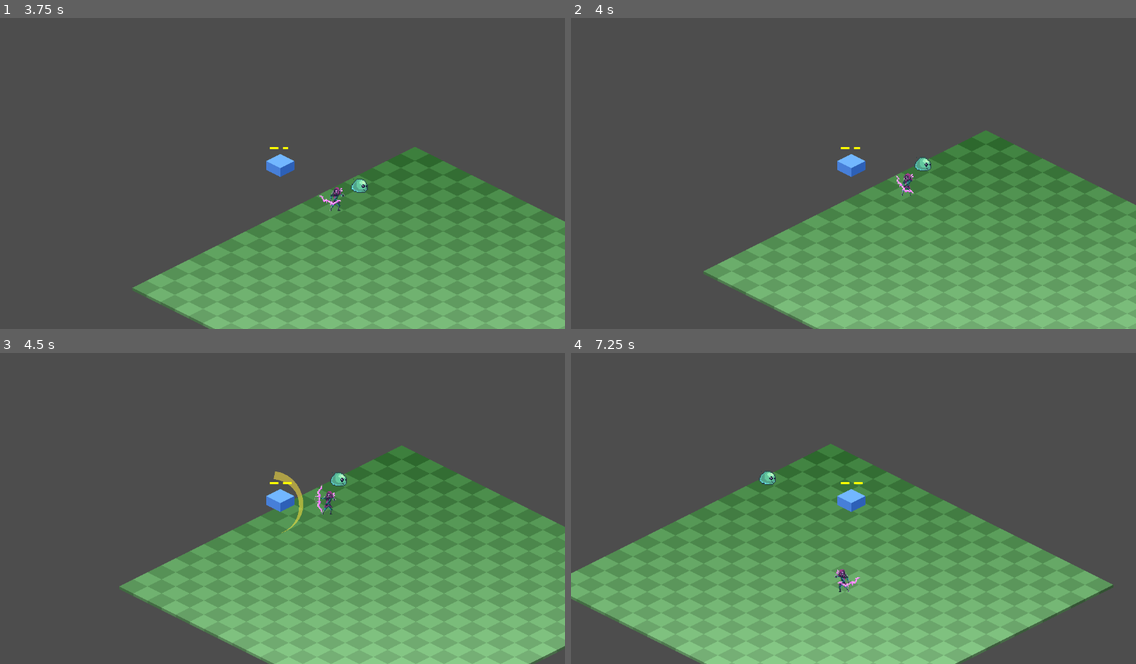
Above: before the commit, frames 1-4 (two rows, left to right).
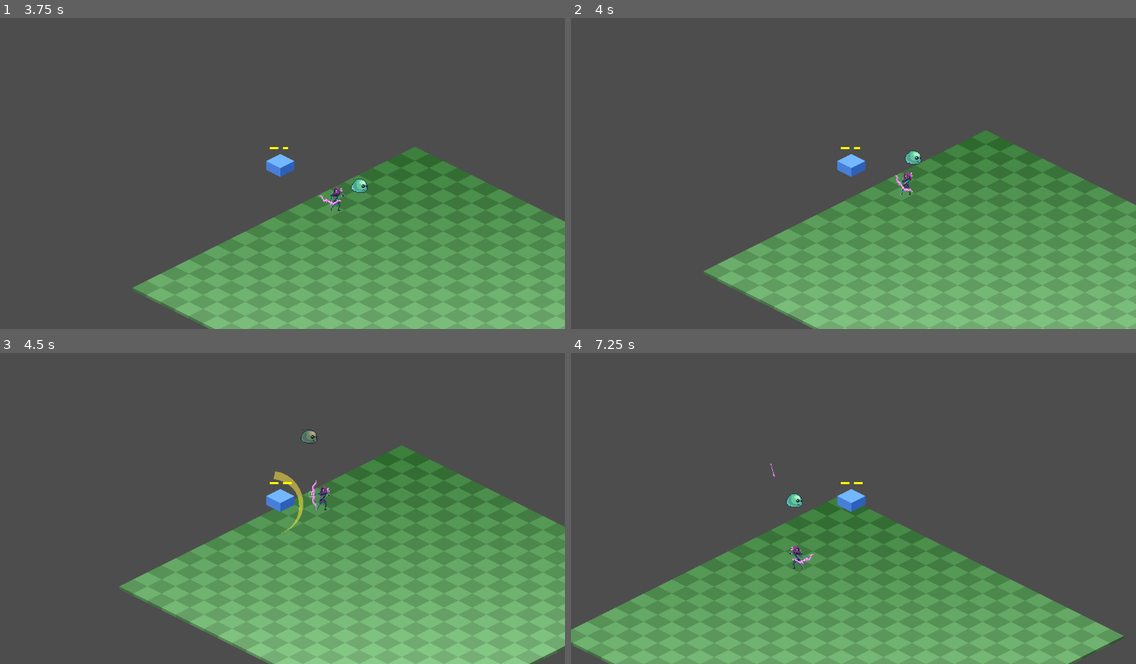
Above: after the commit, the same moments.

Repository: NoeRoberties/Odomat
Game: Godot game, scene res://Scenes/Maps/World.tscn
The game is run twice, just before and just after one commit, with the same random seed, the same clock (stepped at 60 frames per second) and the same inputs.
Inputs (mouse positions are in pixels of both pictures, inside the frame that each line leads up to):
- Up to frame 1 (3.75 s): tap Enter at 0.5 s; move the mouse to (254, 232) at 0.52 s; hold Shift (dash) 0.53-1.28 s; hold W (move_up) 0.53-2.03 s; move the mouse to (452, 217) at 1.27 s; tap Space (interact_npc) at 1.35 s; move the mouse to (113, 123) at 2.02 s; press the mouse at (113, 123) at 2.03 s; hold A (move_left) 2.03-3.53 s; move the mouse to (310, 170) at 2.77 s; release the mouse at (310, 170) at 2.78 s; tap Shift (dash) at 2.85 s; move the mouse to (197, 89) at 3.52 s; hold S (move_down) from 3.53 s (still down); hold Space (interact_npc) from 3.53 s (still down)
- Up to frame 2 (4 s): keep holding S (move_down); keep holding Space (interact_npc)
- Up to frame 3 (4.5 s): move the mouse to (406, 489) at 4.27 s; release S (move_down) at 4.28 s; release Space (interact_npc) at 4.28 s; hold D (move_right) from 4.28 s (still down); click (406, 489) at 4.35 s
- Up to frame 4 (7.25 s): move the mouse to (740, 520) at 5.02 s; release D (move_right) at 5.03 s; hold W (move_up) 5.03-5.78 s; hold Shift (dash) 5.03-5.78 s; move the mouse to (910, 436) at 5.77 s; hold D (move_right) from 5.78 s (still down); tap Space (interact_npc) at 5.85 s; move the mouse to (825, 567) at 6.52 s; press the mouse at (825, 567) at 6.53 s

Frame 1 is identical in both runs. In frame 2, 0.3% of the frame differs, in the area x 57-64%, y 42-58%; in frame 3, 0.4%; in frame 4, 30%, in the area x 0-98%, y 29-100%.

Commit message:
[EDIT] : fixed slime freezing upon collision with player
Moved 'move_and_slide()' before 'get_slide_collision_count()' in _attack and _wander

Diff:
--- a/godot-project/odomat/Scripts/Enemies/Slime/slime.gd
+++ b/godot-project/odomat/Scripts/Enemies/Slime/slime.gd
@@ -23,7 +23,6 @@
 
 enum State {ATTACKING, WANDERING, LOADING}
 
-
 func _physics_process(delta: float) -> void:
 	if GameState.current_state != GameState.GameState.PLAYING:
 		return
@@ -43,20 +42,25 @@
 	if _state == State.ATTACKING:
 		_attack()
 
-
 func _ready() -> void:
 	_animated_sprite = $AnimatedSprite2D
 	_choose_wandering_destination()
-
 
 func _load_attack() -> void:
 	velocity = Vector2.ZERO
 	_state = State.LOADING
 	%AttackLoadingTimer.start()
 
-
 func _attack() -> void:
 	var direction: Vector2 = _attacking_destination - global_position
+
+	if direction.length() > 3.0:
+		velocity = direction.normalized() * _speed * ATTACK_SPEED_MULTIPLIER
+	else:
+		_load_attack()
+		return
+
+	move_and_slide()
 
 	if get_slide_collision_count() > 0:
 		for i in get_slide_collision_count():
@@ -65,48 +69,36 @@
 			if collider != null and collider.is_in_group("player"):
 				_load_attack()
 				return
-		_load_attack()
-		return
-
-	if direction.length() > 3.0:
-		velocity = direction.normalized() * _speed * ATTACK_SPEED_MULTIPLIER
-	else:
-		_load_attack()
-	move_and_slide()
-
 
 func _wander() -> void:
 	var direction: Vector2 = _wandering_destination - global_position
-
-	if get_slide_collision_count() > 0:
-		_choose_wandering_destination()
-		return
 
 	if direction.length() > 5.0:
 		velocity = direction.normalized() * _speed
 	else:
 		velocity = Vector2.ZERO
 		_choose_wandering_destination()
+		return
+
 	move_and_slide()
 
+	if get_slide_collision_count() > 0:
+		_choose_wandering_destination()
 
 func _choose_wandering_destination() -> void:
 	var angle: float = randf() * TAU
 	var offset_vector: Vector2 = Vector2(cos(angle), sin(angle)) * WANDERING_DISTANCE
 	_wandering_destination = global_position + offset_vector
 
-
 func _on_attack_loading_timer_timeout() -> void:
 	_state = State.ATTACKING
 	_attacking_destination = _player.global_position
 	%AttackLoadingTimer.stop()
 
-
 func _on_detection_area_body_entered(body: Node2D) -> void:
 	if body.is_in_group("player"):
 		_player = body
 		_load_attack()
-
 
 func _on_detection_area_body_exited(body: Node2D) -> void:
 	if _health <= 0:
@@ -116,7 +108,6 @@
 		_state = State.WANDERING
 		%AttackLoadingTimer.stop()
 		_choose_wandering_destination()
-
 
 func take_damage(damage, attacker_position: Vector2 = Vector2.ZERO) -> void:
 	_health -= damage
@@ -130,7 +121,6 @@
 	if _health <= 0:
 		queue_free()
 
-
 func _animate_blink() -> void:
 	var original_color = _animated_sprite.self_modulate
 	var tween = create_tween()
--- a/godot-project/odomat/Scripts/Player/player.gd
+++ b/godot-project/odomat/Scripts/Player/player.gd
@@ -22,12 +22,10 @@
 var _knockback_timer := 0.0
 const KNOCKBACK_DURATION := 0.18
 
-
 func _ready() -> void:
 	ModulesInventory.module_equipped.connect(_on_module_equipped)
 	ModulesInventory.module_unequipped.connect(_on_module_unequipped)
 	_refresh_all_modules()
-
 
 func _exit_tree() -> void:
 	for slot: String in _equipped_modules:
@@ -36,7 +34,6 @@
 			module.on_unequip(self)
 			module.queue_free()
 			_equipped_modules[slot] = null
-
 
 func _unhandled_input(event: InputEvent) -> void:
 	if GameState.current_state != GameState.GameState.PLAYING:
@@ -47,10 +44,8 @@
 	if event.is_action_pressed("interact_npc") and _npc_to_interact != null:
 		_npc_to_interact._launch_dialogue()
 
-
 func _process(delta: float) -> void:
 	_hit_invulnerability = maxf(0.0, _hit_invulnerability - delta)
-
 
 func _physics_process(delta: float) -> void:
 	if is_knocked_back:
@@ -60,7 +55,6 @@
 		if _knockback_timer <= 0.0:
 			is_knocked_back = false
 			_knockback_velocity = Vector2.ZERO
-
 
 func _play_damage_blink() -> void:
 	if _visual == null:
@@ -74,29 +68,23 @@
 		_blink_tween.tween_property(_visual, "modulate", Color.RED, 0.08)
 		_blink_tween.tween_property(_visual, "modulate", original_color, 0.08)
 
-
 func _on_hitbox_body_entered(body: Node2D) -> void:
 	if body is NPC:
 		_npc_to_interact = body
-
 
 func _on_hitbox_body_exited(body: Node2D) -> void:
 	if body == _npc_to_interact:
 		_npc_to_interact = null
 
-
 func _on_module_equipped(slot: String, _module: ModuleData) -> void:
 	_refresh_module_slot(slot)
-
 
 func _on_module_unequipped(slot: String) -> void:
 	_refresh_module_slot(slot)
 
-
 func _refresh_all_modules() -> void:
 	for slot: String in _equipped_modules:
 		_refresh_module_slot(slot)
-
 
 func _refresh_module_slot(slot: String) -> void:
 	if not _equipped_modules.has(slot):
@@ -111,7 +99,6 @@
 		add_child(next_module)
 		next_module.on_equip(self)
 
-
 func take_damage(damage: int, attacker_position: Vector2 = Vector2.ZERO) -> void:
 	if _hit_invulnerability > 0.0:
 		return
